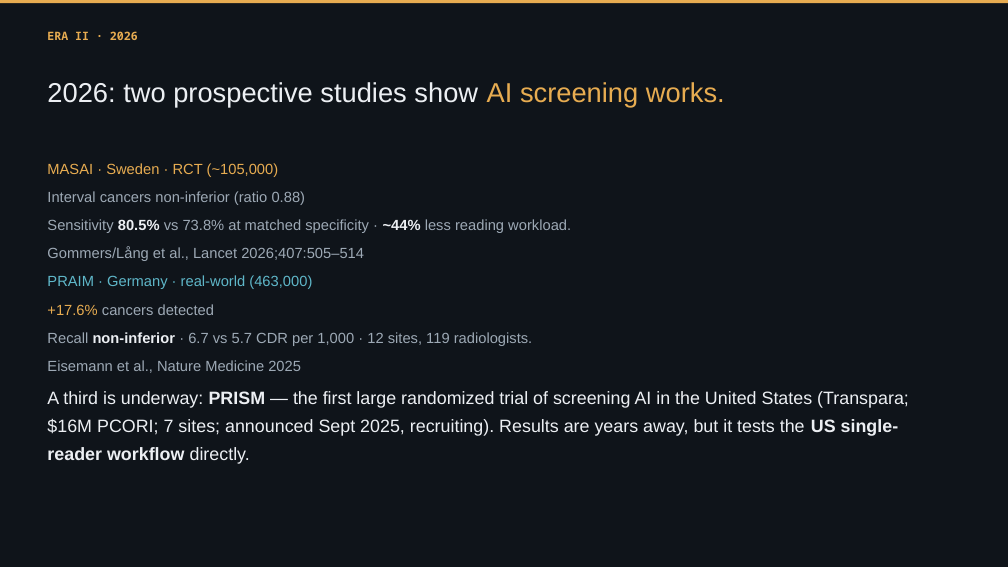
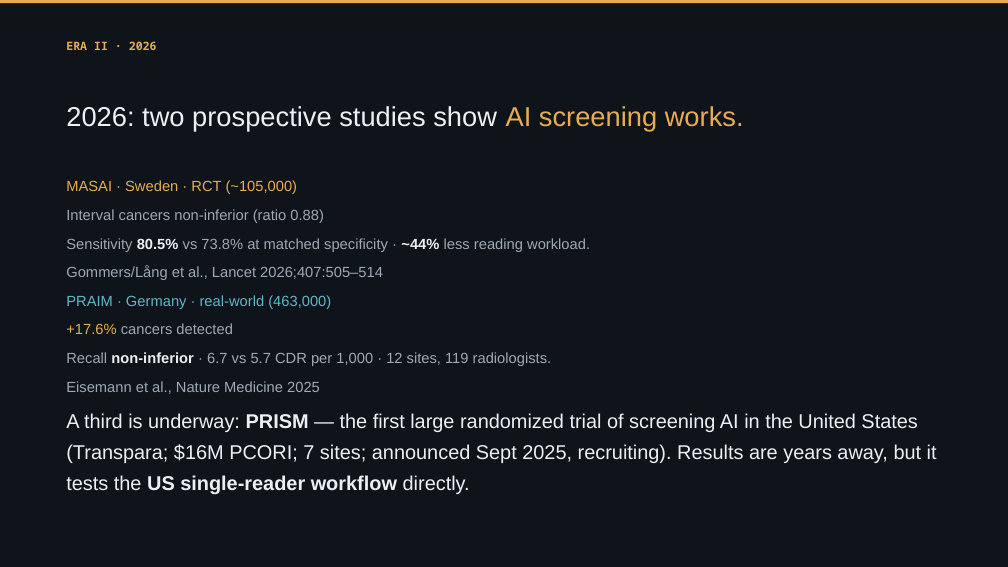
Before and after one commit to Emory-HITI/Mammo, a slide deck: slide 21 of keynote-iwbi-2026/pptx/IWBI2026_Trivedi_FULL_keynote.pptx. Drawn at 1008x567 pixels with LibreOffice and Linux fonts; fonts in the diff are those of the drawing. Boxes give left, top, right and bottom in pixels: in the first picture for what was removed or moved away, otherwise in the second. Text is boxed around its words. In the diff, an @@ line names an element or a change of style, - is before the commit and + after.

```diff
--- a/keynote-iwbi-2026/pptx/IWBI2026_Trivedi_FULL_keynote.pptx
+++ b/keynote-iwbi-2026/pptx/IWBI2026_Trivedi_FULL_keynote.pptx
@@ text "ERA II · 2026": place and size @@
-text "ERA II · 2026" at <box>47,31,138,40</box>
+text "ERA II · 2026" at <box>66,41,157,50</box>
@@ text "ERA II · 2026" at <box>66,41,157,50</box>: line spacing 1.14 to 1.28 @@
@@ text "2026: two prospective studies show ...": place and size @@
-text "2026: two prospective studies show ..." at <box>47,82,725,106</box>
+text "2026: two prospective studies show ..." at <box>66,106,744,131</box>
@@ text "MASAI · Sweden · RCT ...": place and size @@
-text "MASAI · Sweden · RCT ..." at <box>47,163,279,177</box>
+text "MASAI · Sweden · RCT ..." at <box>66,180,298,194</box>
@@ text "Interval cancers non-inferior (ratio 0.88)": place and size @@
-text "Interval cancers non-inferior (ratio 0.88)" at <box>47,191,306,205</box>
+text "Interval cancers non-inferior (ratio 0.88)" at <box>66,209,324,223</box>
@@ text "Sensitivity 80.5% vs 73.8% at ...": place and size @@
-text "Sensitivity 80.5% vs 73.8% at ..." at <box>47,219,571,233</box>
+text "Sensitivity 80.5% vs 73.8% at ..." at <box>66,238,590,252</box>
@@ text "Gommers/Lång et al., Lancet 2026;407:505–514": place and size @@
-text "Gommers/Lång et al., Lancet 2026;407:505–514" at <box>47,246,364,261</box>
+text "Gommers/Lång et al., Lancet 2026;407:505–514" at <box>66,265,383,280</box>
@@ text "PRAIM · Germany · real-world ...": place and size @@
-text "PRAIM · Germany · real-world ..." at <box>47,275,312,289</box>
+text "PRAIM · Germany · real-world ..." at <box>66,295,331,309</box>
@@ text "+17.6% cancers detected": place and size @@
-text "+17.6% cancers detected" at <box>47,304,214,315</box>
+text "+17.6% cancers detected" at <box>66,323,232,334</box>
@@ text "Recall non-inferior · 6.7 vs ...": place and size @@
-text "Recall non-inferior · 6.7 vs ..." at <box>47,332,533,346</box>
+text "Recall non-inferior · 6.7 vs ..." at <box>66,352,552,366</box>
@@ line spacing 1.25 to 1.28 in 8 elements at <box>66,180,298,194</box>, <box>66,209,324,223</box>, <box>66,238,590,252</box>, <box>66,265,383,280</box>, <box>66,295,331,309</box>, <box>66,352,552,366</box>, <box>66,323,232,334</box>, <box>66,381,320,394</box> @@
@@ text "Eisemann et al., Nature Medicine ...": place and size @@
-text "Eisemann et al., Nature Medicine ..." at <box>47,360,301,373</box>
+text "Eisemann et al., Nature Medicine ..." at <box>66,381,320,394</box>
@@ text "A third is underway: PRISM ...": place and size @@
-text "A third is underway: PRISM ..." at <box>47,391,909,464</box>
+text "A third is underway: PRISM ..." at <box>66,413,937,494</box>
@@ text "A third is underway: PRISM ..." at <box>66,413,937,494</box>: size 17 to 19 pt @@
```
Also in this commit, not shown: 57 other slides changed, 1 slide added, 1 slide removed, 14 other files.
